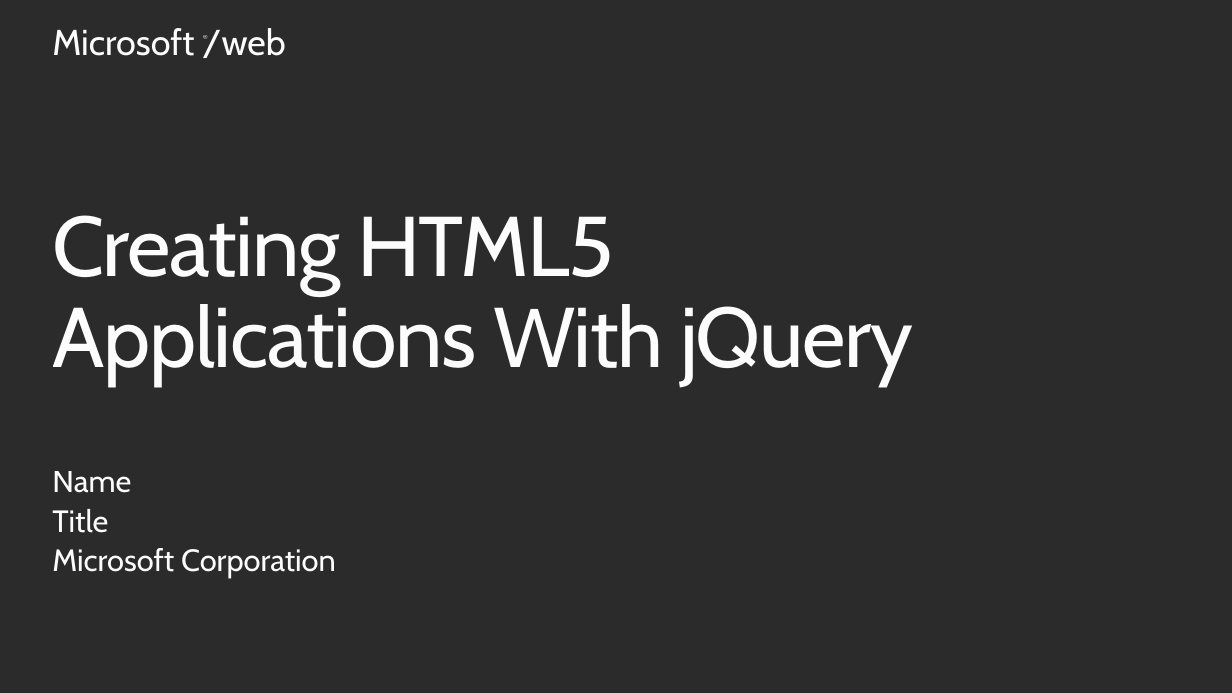
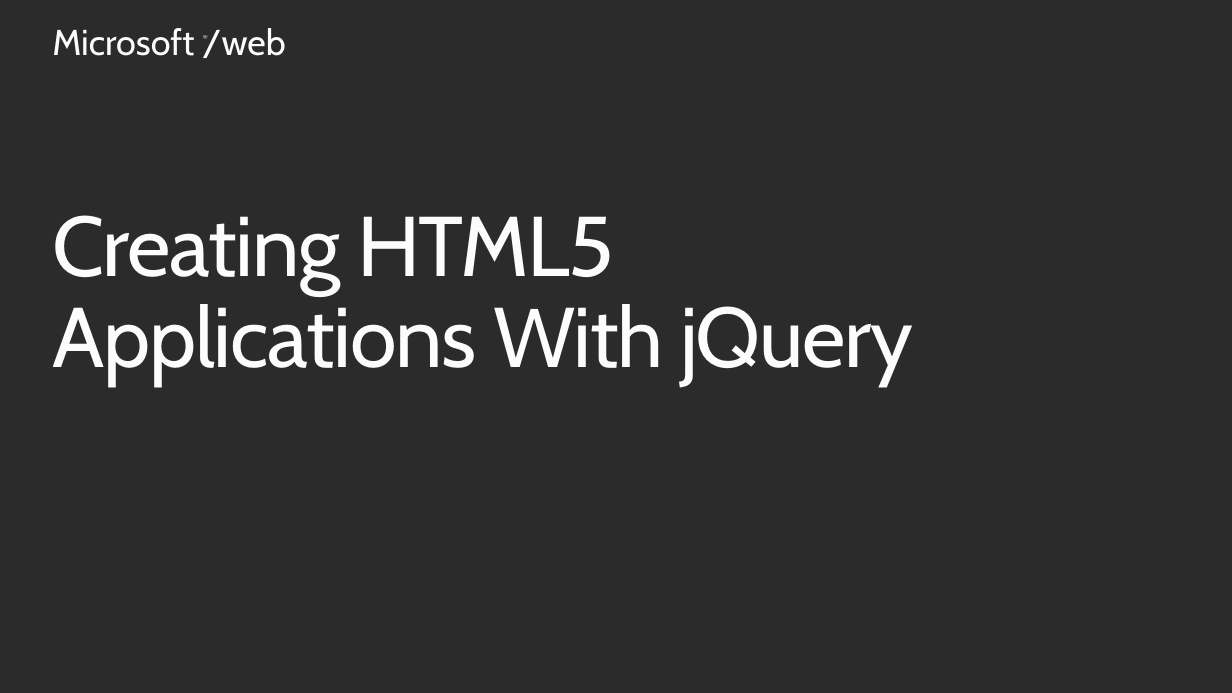
Before and after one commit to Microsoft-Web/PRESENTATION-HTML5andjQuery, a slide deck: slide 2 of HTML5andjQuery.pptx. Drawn at 1232x693 pixels with LibreOffice and Linux fonts; fonts in the diff are those of the drawing; background and template pictures are left out; a plain dark background stands for a picture behind light text. Boxes give left, top, right and bottom in pixels: in the first picture for what was removed or moved away, otherwise in the second. Text is boxed around its words. In the diff, an @@ line names an element or a change of style, - is before the commit and + after.

```diff
--- a/HTML5andjQuery.pptx
+++ b/HTML5andjQuery.pptx
@@ text removed at [52, 471, 336, 578] @@
-Name
-Title
-Microsoft Corporation
```
Also in this commit, not shown: 1 other slide changed, 1 slide added.
